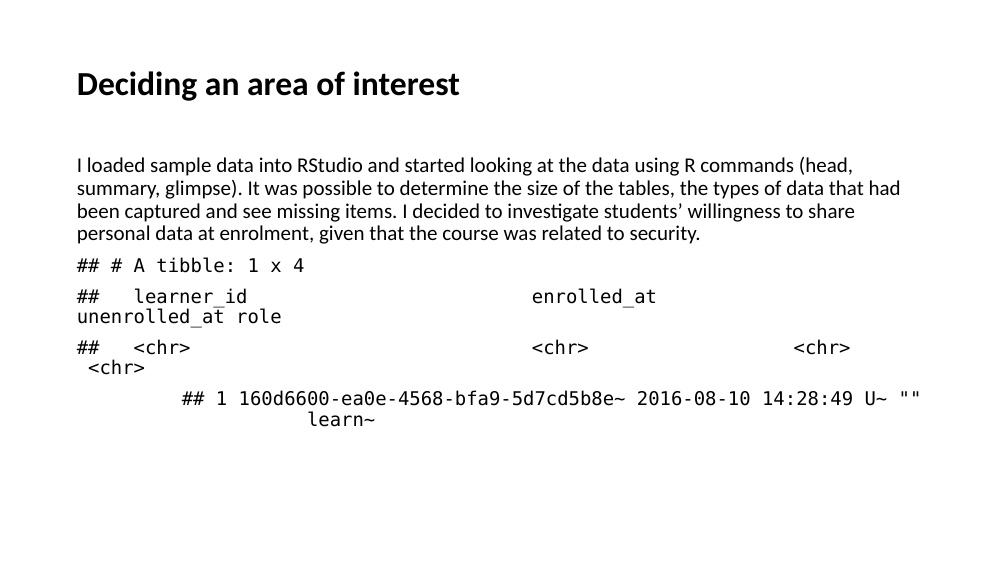
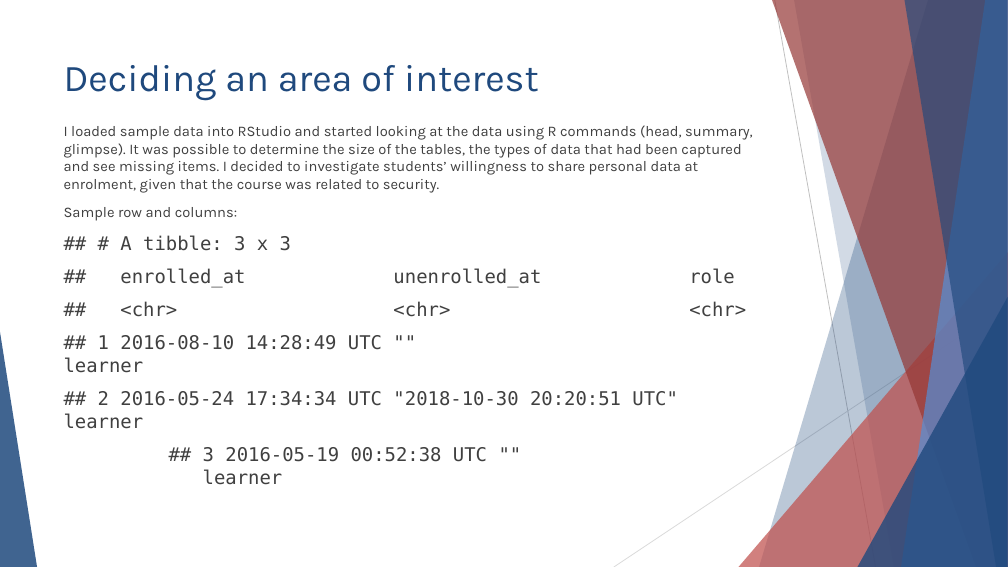
Before and after one commit to IssyMiddleton/CSC8631-Data-Management-Exploratory-Analysis, a slide deck: slide 4 of Exploratory_Analysis/reports/Overview-Presentation.pptx. Drawn at 1008x567 pixels with LibreOffice and Linux fonts; fonts in the diff are those of the drawing. Boxes give left, top, right and bottom in pixels: in the first picture for what was removed or moved away, otherwise in the second. Text is boxed around its words. In the diff, an @@ line names an element or a change of style, - is before the commit and + after.

```diff
--- a/Exploratory_Analysis/reports/Overview-Presentation.pptx
+++ b/Exploratory_Analysis/reports/Overview-Presentation.pptx
@@ title "Deciding an area of interest": place and size @@
-title "Deciding an area of interest" at [77,71,460,101]
+title "Deciding an area of interest" at [64,65,539,101]
@@ title "Deciding an area of interest" at [64,65,539,101]: size 32 to 36 pt, font Calibri to Karla, text colour #000000 to #1F497D, bold off; line spacing 0.9 to 1; vertical alignment middle to top @@
@@ text "I loaded sample data into ...": place and size @@
-text "I loaded sample data into ..." at [77,157,901,427]
+text "I loaded sample data into ..." at [64,125,753,485]
@@ text at [64,125,753,193]: size 20 to 14 pt, font Calibri to Karla, text colour #000000 to #404040 in "I loaded sample data into RStudio and ..."; line spacing 0.9 to 1 @@
@@ text at [64,207,746,485]: text changed; text colour #000000 to #404040 @@
-## # A tibble: 1 x 4
-## learner_id enrolled_at unenrolled_at role
-## <chr> <chr> <chr> <chr>
-## 1 160d6600-ea0e-4568-bfa9-5d7cd5b8e~ 2016-08-10 14:28:49 U~ "" learn~
+Sample row and columns:
+## # A tibble: 3 x 3
+## enrolled_at unenrolled_at role
+## <chr> <chr> <chr>
+## 1 2016-08-10 14:28:49 UTC "" learner
+## 2 2016-05-24 17:34:34 UTC "2018-10-30 20:20:51 UTC" learner
+## 3 2016-05-19 00:52:38 UTC "" learner
@@ group added at [0,0,1008,567]: 5 freeform shapes, 3 triangles, 2 lines @@
```
Also in this commit, not shown: 3 other slides changed, 11 slides added, 5 slides removed, 18 other files.
